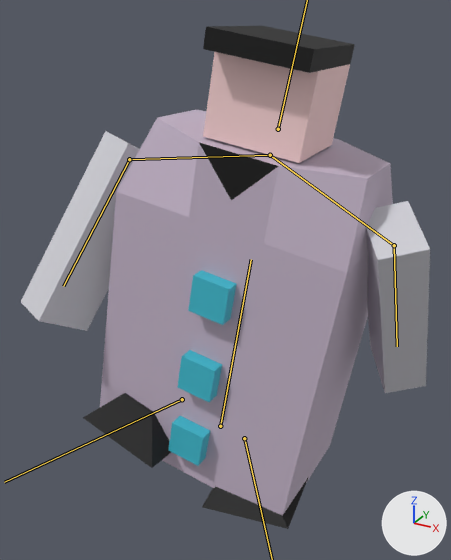
The FBX model MadMansion/Assets/RawModels/Kantenmann.fbx, before and after one commit.
Before and after are seen from a 50 mm camera at (3.0, -5.01, 4.91) aimed at (0.14, 0.18, 2.31). Lighting does not change. The marker at lower right points along +X, +Y and +Z. Both versions are drawn at frame 55 of the action 'Armature|walking'; the numbers are the values there. The bones that bend it are drawn over the model as lines.

The first picture shows 'Kantenmann'.
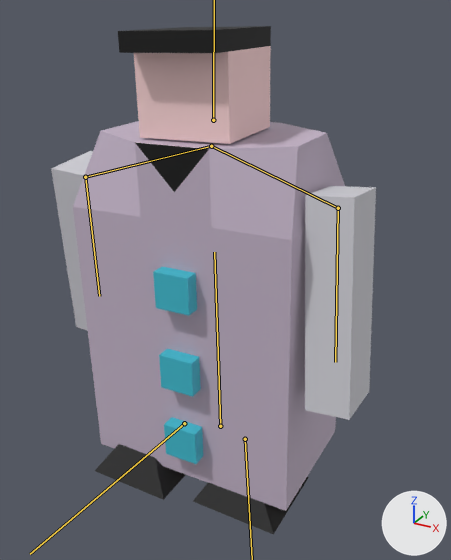
The edits, one by one:
Bone 'spine' (bone_spine) turns from (-9, 0, 1) to (1, 0, 0) degrees about its own x, y and z.
Bone 'right arm' (bone_right_arm) turns from (-6, 20, -26) to (0, 0, 6) degrees about its own x, y and z.
Bone 'left arm' (bone_left_arm) turns from (3, -32, 26) to (-2, 0, -6) degrees about its own x, y and z.
Bone 'right foot' (bone_right_foot) moves from (-0.3, 0.04, 0.2) to (0.0, 0.0, 0.0).
Bone 'right foot' (bone_right_foot) turns from (9, -6, 8) to (1, -1, 0) degrees about its own x, y and z.
Bone 'left foot' (bone_left_foot) moves from (-0.06, -0.1, -0.03) to (-0.01, -0.09, -0.06).
Bone 'left foot' (bone_left_foot) turns from (-5, 10, 8) to (0, -1, -1) degrees about its own x, y and z.

Where the change shows, as pixel boxes [x1, y1, x2, y2] in the pictures (451 x 560 px):
'Kantenmann', posed (20% narrower): before [21, 26, 430, 529]; after [51, 26, 376, 534]
bone 'spine', root to tip: before (220, 426) to (251, 259); after (220, 426) to (214, 252)
bone 'right arm', root to tip: before (129, 159) to (63, 286); after (85, 177) to (99, 296)
bone 'left arm', root to tip: before (394, 245) to (397, 346); after (338, 208) to (335, 362)
bone 'right foot', root to tip: before (182, 399) to (4, 482); after (184, 423) to (30, 554)
